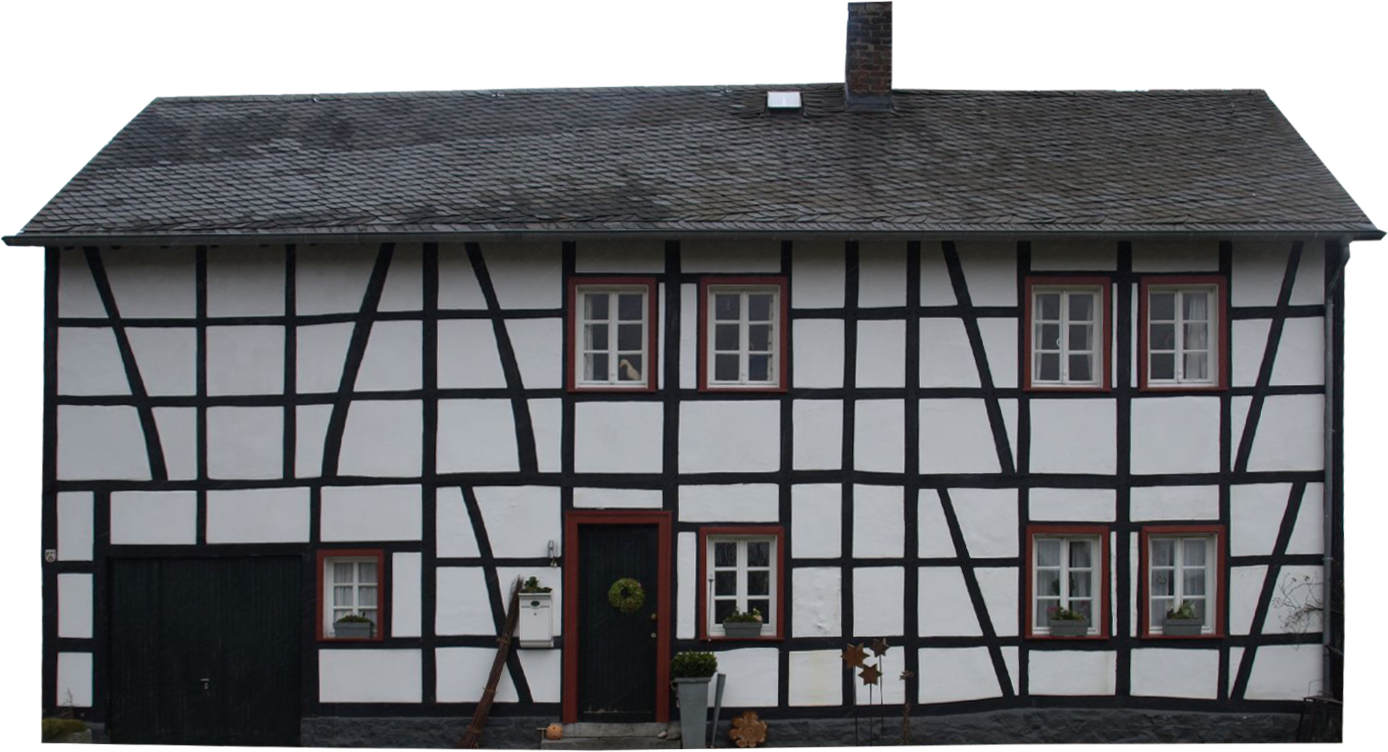
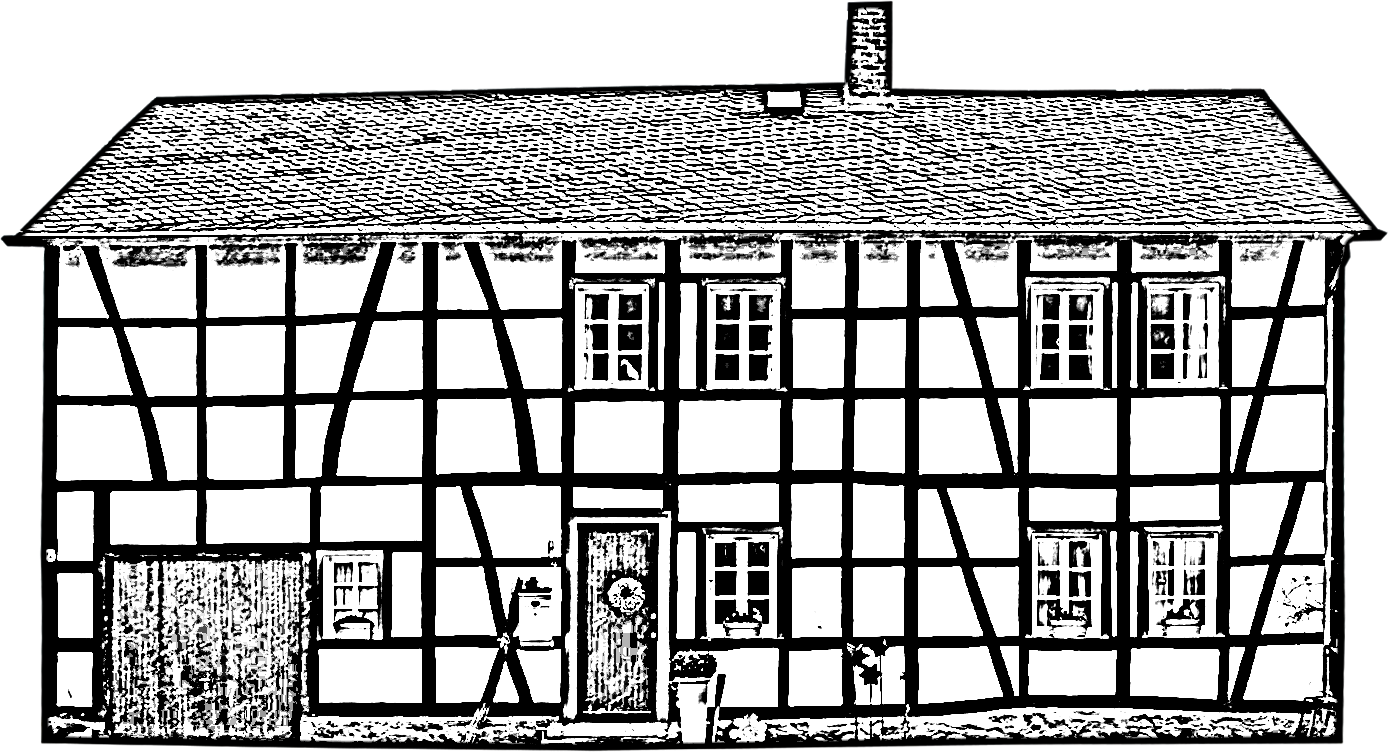
The second 1388px x 752px image is a revision of the first. Changes to its layers:
added layer "Drawing" above "Gebaeude-Architektur_Textur_A_P2080603.JPG" over [0, 0, 1388, 752]
